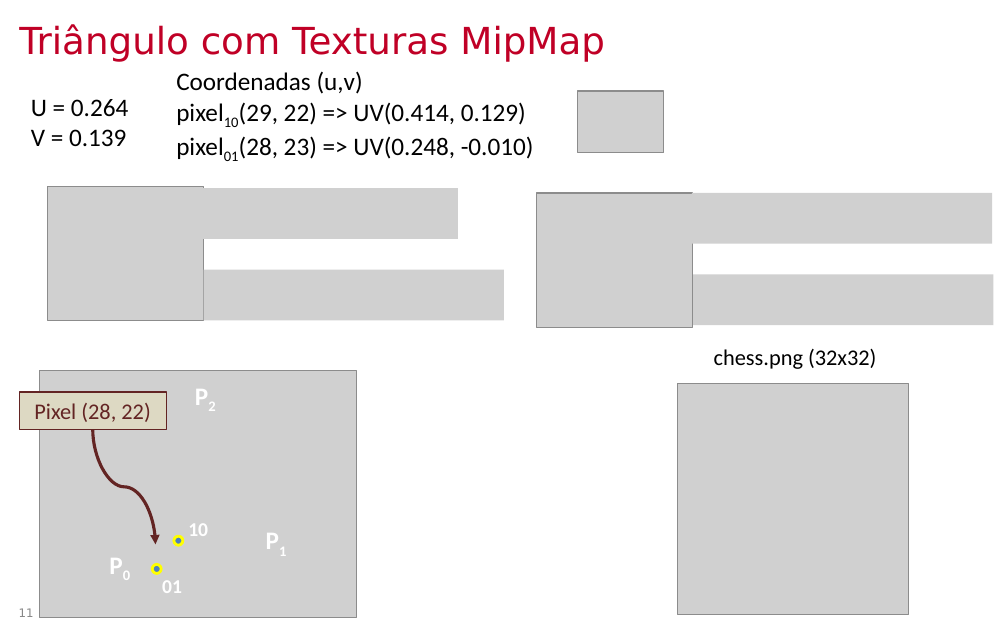
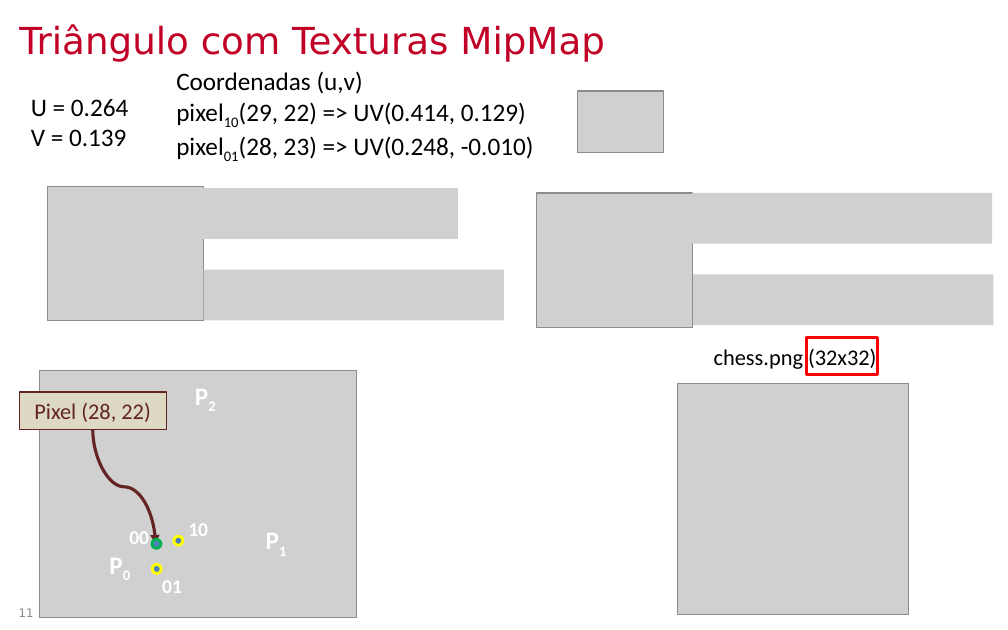
Before and after one commit to lpsoares/ComputacaoGrafica, a slide deck: slide 11 of content/aulas/12-revisao3_interpolacao_mipmap_visibilidade/aula12_revisao3_interpolacao_mipmap_visibilidade.pptx. Drawn at 1008x630 pixels with LibreOffice and Linux fonts; fonts in the diff are those of the drawing; grey boxes stand for pictures; background and template pictures are left out. Boxes give left, top, right and bottom in pixels: in the first picture for what was removed or moved away, otherwise in the second. Text is boxed around its words. In the diff, an @@ line names an element or a change of style, - is before the commit and + after.

```diff
--- a/content/aulas/12-revisao3_interpolacao_mipmap_visibilidade/aula12_revisao3_interpolacao_mipmap_visibilidade.pptx
+++ b/content/aulas/12-revisao3_interpolacao_mipmap_visibilidade/aula12_revisao3_interpolacao_mipmap_visibilidade.pptx
@@ rectangle added at [806,338,878,375], outline #FF0000 2 pt @@
@@ text added at [129,532,149,544], 14 pt, text #FFFFFF, bold @@
+00
@@ ellipse added at [152,539,161,548], fill #4F81BD, outline #00B050 2 pt @@
```
Also in this commit, not shown: 13 other slides changed, 2 other files.
